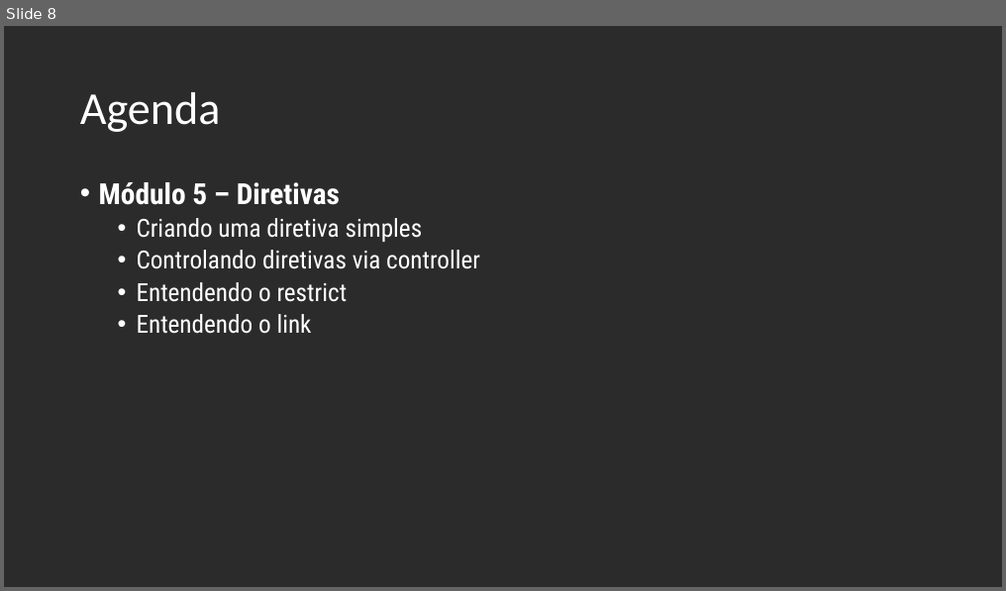
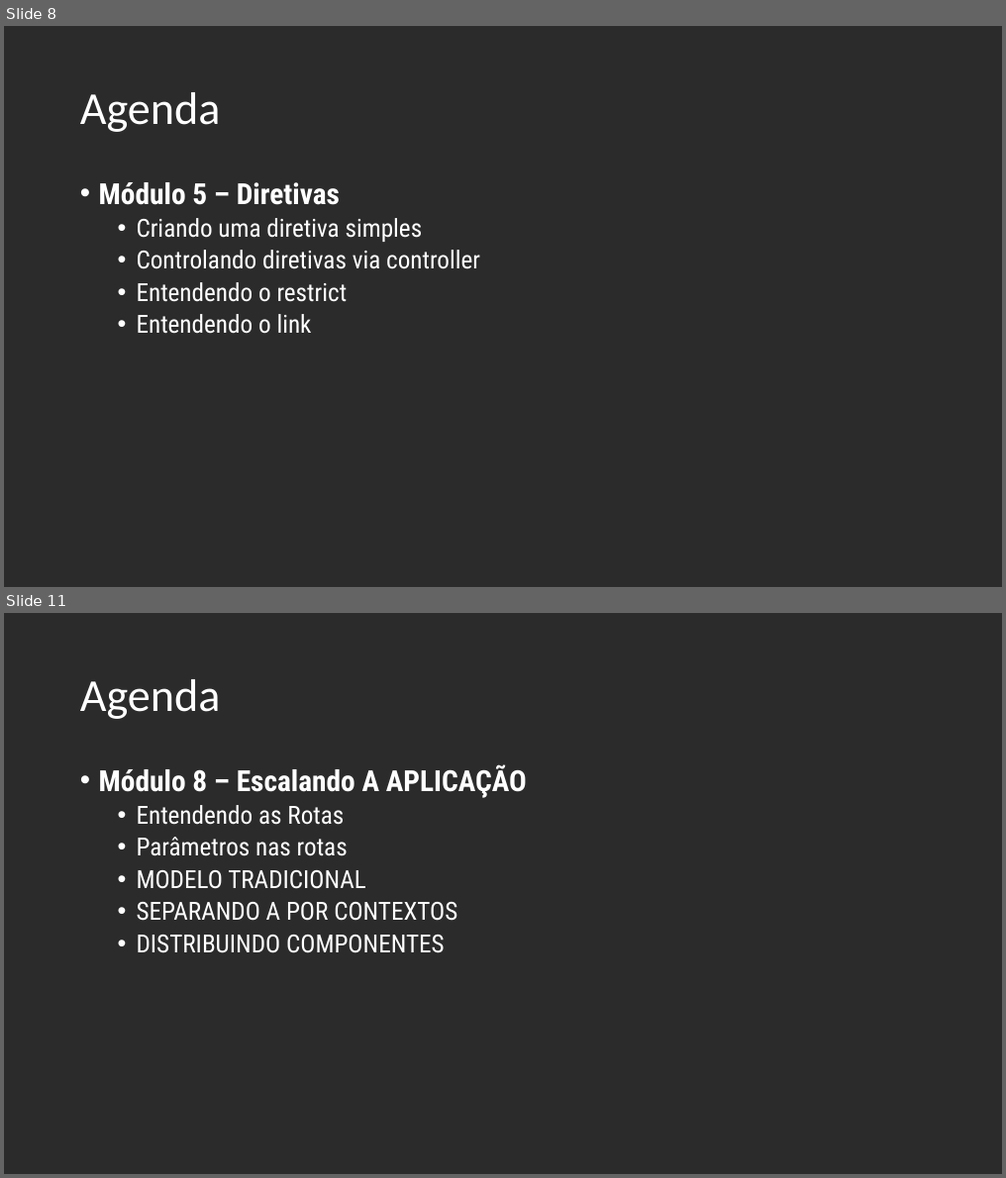
Before and after one commit to andrebaltieri/5500, a slide deck: Apresentações/Modulo 1/M01A01.pptx. Shown one above the other, each under a label of ours: slide 8 before the commit, slides 8 and 11 after it; the slides between them are not shown. The pictures are 1006x591 and 1006x1178 pixels, drawn with LibreOffice and Linux fonts; fonts in the diff are those of the drawing; background and template pictures are left out; a plain dark background stands for a picture behind light text. Boxes give left, top, right and bottom in pixels: in the first picture for what was removed or moved away, otherwise in the second. Text is boxed around its words. In the diff, an @@ line names an element or a change of style, - is before the commit and + after.

```diff
--- a/Apresentações/Modulo 1/M01A01.pptx
+++ b/Apresentações/Modulo 1/M01A01.pptx
@@ slide 11 added at [4,613,1002,1174], background picture (left out) @@
@@ title added at [80,679,221,719], 44 pt, text #FFFFFF @@
+Agenda
@@ text added at [99,764,527,954], 24 pt, text #FFFFFF @@
+• Módulo 8 – Escalando A APLICAÇÃO
+  • Entendendo as Rotas
+  • Parâmetros nas rotas
+  • MODELO TRADICIONAL
+  • SEPARANDO A POR CONTEXTOS
+  • DISTRIBUINDO COMPONENTES
```
Also in this commit, not shown: 6 slides changed, 1 other slide added, 38 other files.
